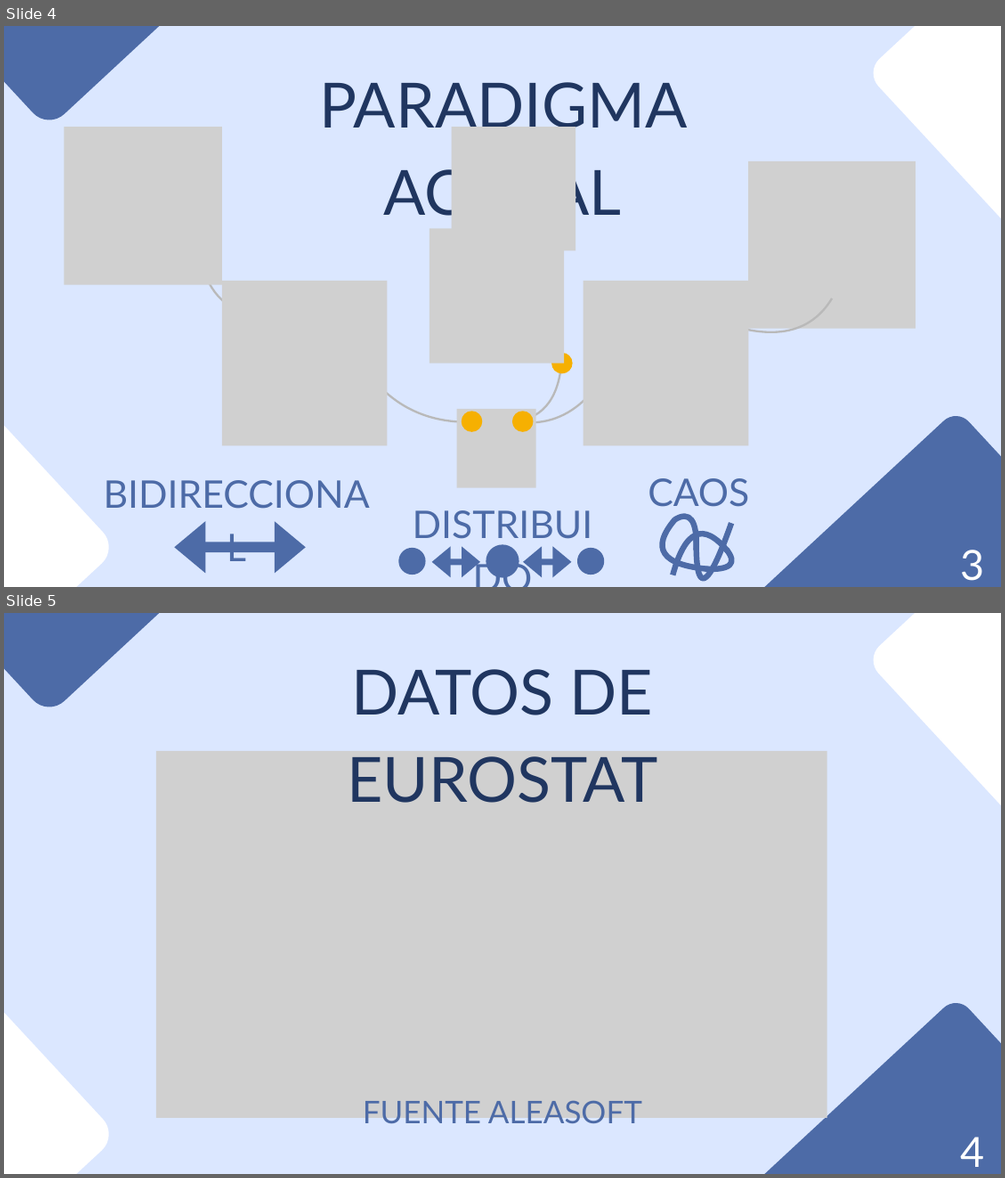
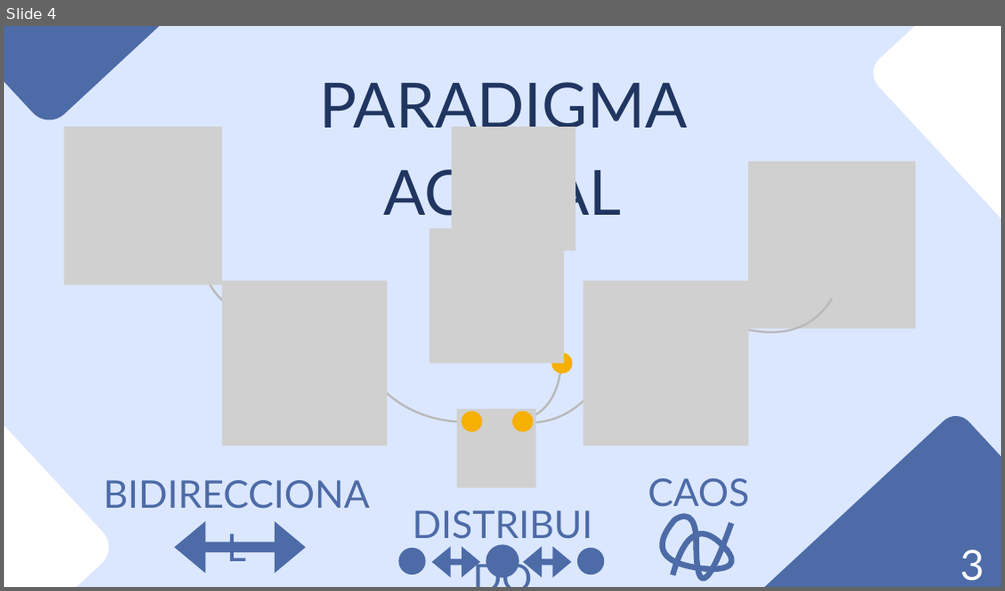
Before and after one commit to danilr16/TFG_Smart_Grids, a slide deck: Smart Grids Control de Redes Eléctricas con IA.pptx. Shown one above the other, each under a label of ours: slides 4 and 5 before the commit, slide 4 after it. The pictures are 1005x1178 and 1005x591 pixels, drawn with LibreOffice and Linux fonts; fonts in the diff are those of the drawing; grey boxes stand for pictures. Boxes give left, top, right and bottom in pixels: in the first picture for what was removed or moved away, otherwise in the second. Text is boxed around its words. In the diff, an @@ line names an element or a change of style, - is before the commit and + after.

```diff
--- a/Smart Grids Control de Redes Eléctricas con IA.pptx
+++ b/Smart Grids Control de Redes Eléctricas con IA.pptx
@@ slide 5 removed at bbox=[4, 613, 1001, 1174], background #DBE7FF @@
@@ freeform shape removed at bbox=[4, 613, 287, 716] @@
@@ freeform shape removed at bbox=[865, 613, 1001, 857] @@
@@ text removed at bbox=[347, 669, 657, 803] @@
-DATOS DE EUROSTAT
@@ picture removed at bbox=[156, 751, 827, 1118] @@
@@ freeform shape removed at bbox=[4, 981, 118, 1174] @@
@@ freeform shape removed at bbox=[658, 996, 1001, 1174] @@
@@ text removed at bbox=[363, 1100, 642, 1129] @@
-FUENTE ALEASOFT
@@ text removed at bbox=[961, 1136, 985, 1167] @@
-4
```
Also in this commit, not shown: 25 slides changed, 3 slides added, 34 other slides removed.
